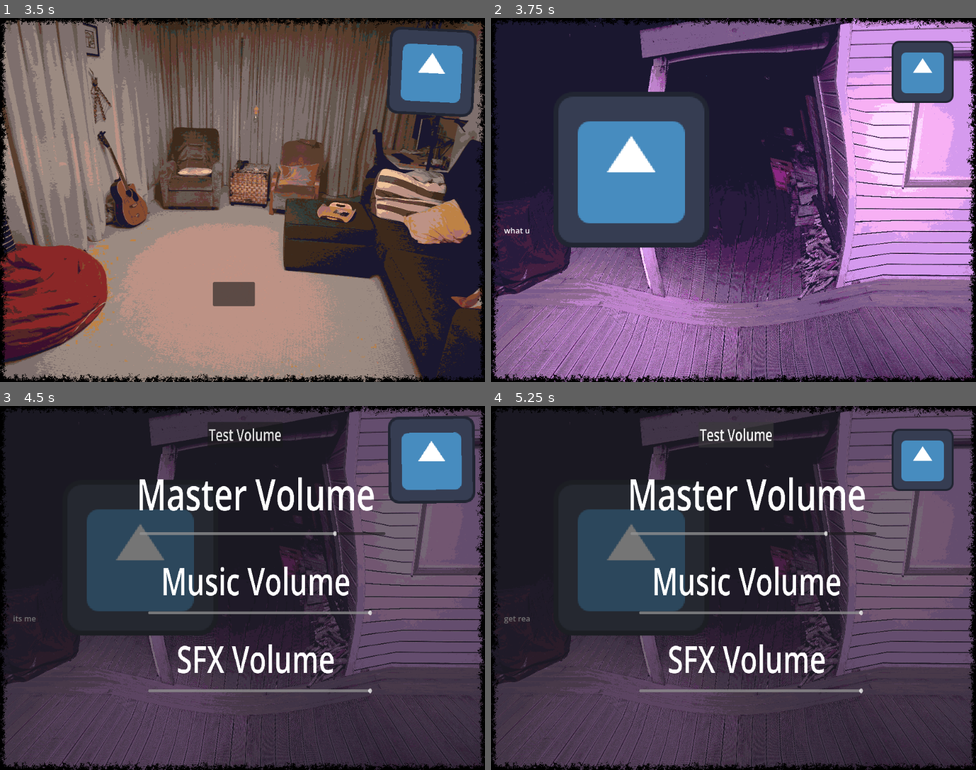
Above: before the commit, frames 1-4 (two rows, left to right).
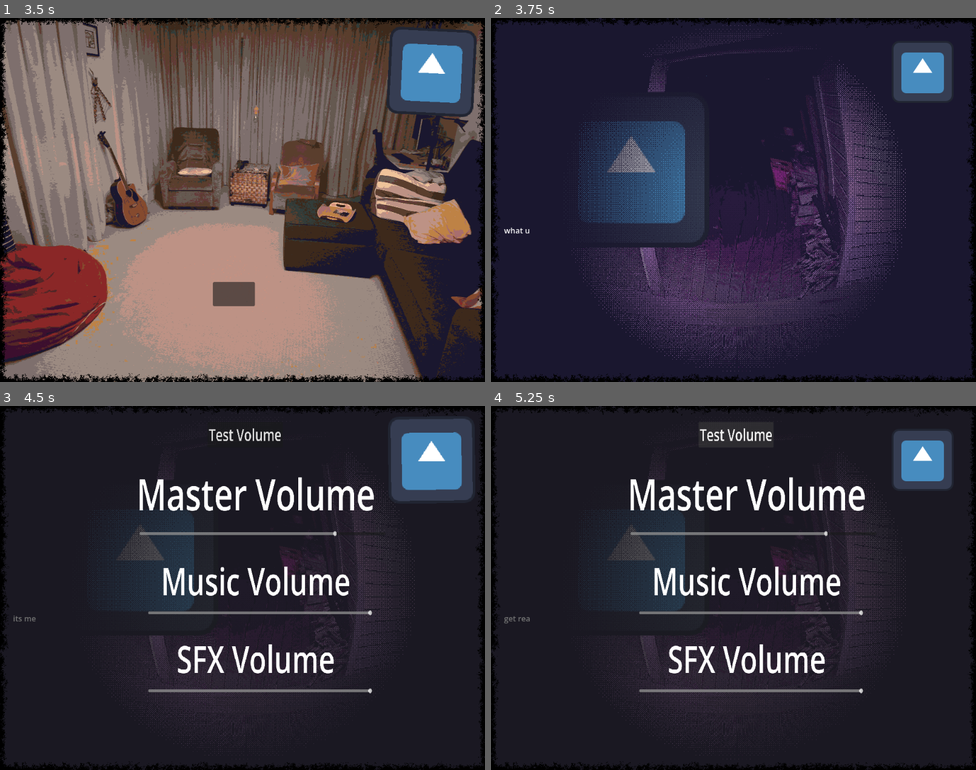
Above: after the commit, the same moments.

Repository: howarja/Vampire-Game
Game: Godot game, scene res://startScene.tscn
Same seed, same stepped clock (60 frames per second), same inputs: the game is played once before the commit and once after it. This scene is started directly instead of the project's main scene. The engine's default icon, where the game draws it, is replaced by a stand-in: a white triangle on a blue panel in a dark square.
Inputs (mouse positions are in pixels of both pictures, inside the frame that each line leads up to):
- Up to frame 1 (3.5 s): click (431, 72) at 0.5 s; click (232, 294) at 1.25 s; click (232, 294) at 2 s; click (431, 72) at 2.75 s
- Up to frame 2 (3.75 s): click (723, 294) at 3.5 s
- Up to frame 3 (4.5 s): click (431, 460) at 4.25 s
- Up to frame 4 (5.25 s): click "Test Volume" at 5 s

Frame 1 is identical in both runs. In frame 2, 62% of the frame differs, in the area x 0-100%, y 0-100%; in frame 3, 44%; in frame 4, 46%.

Commit message:
added cake for ending interaction

Diff:
--- /dev/null
+++ b/Characters/CharlieCholick.tres
@@ -0,0 +1,25 @@
+[gd_resource type="Resource" script_class="character" format=3 uid="uid://bj6r2225r6vk8"]
+
+[ext_resource type="Script" uid="uid://bsj2rcs7yvbxy" path="res://Scripts/question.gd" id="1_b38vs"]
+[ext_resource type="Script" uid="uid://byskr8hlcn2vi" path="res://Scripts/character.gd" id="2_0ot8i"]
+[ext_resource type="Texture2D" uid="uid://d2g08uoafsmti" path="res://Sprites/People/Outside/OutsidePeople14.png" id="3_b38vs"]
+
+[sub_resource type="Resource" id="Resource_wimtb"]
+script = ExtResource("1_b38vs")
+prompt = "What's your name again?"
+answer = Array[String](["mcCHarles"])
+metadata/_custom_type_script = "uid://bsj2rcs7yvbxy"
+
+[sub_resource type="Resource" id="Resource_hush4"]
+script = ExtResource("1_b38vs")
+prompt = "What's ya adress"
+answer = Array[String](["no", "yes", "bo", "uas"])
+metadata/_custom_type_script = "uid://bsj2rcs7yvbxy"
+
+[resource]
+script = ExtResource("2_0ot8i")
+fullName = "Charlie Cholick"
+sprite = ExtResource("3_b38vs")
+introDialaogue = Array[String](["Help me please sir I need your help. ", "I got attacked, they were chasing me a couple blocks away.", "There is no where else I can go please let me in here I can pay you back."])
+questions = Array[ExtResource("1_b38vs")]([SubResource("Resource_wimtb"), SubResource("Resource_hush4")])
+metadata/_custom_type_script = "uid://byskr8hlcn2vi"
--- a/Characters/CountDown.tres
+++ b/Characters/CountDown.tres
@@ -1,7 +1,7 @@
 [gd_resource type="Resource" script_class="character" format=3 uid="uid://n2704kdgjax5"]
 
-[ext_resource type="Script" uid="uid://byskr8hlcn2vi" path="res://scripts/character.gd" id="1_1rehx"]
-[ext_resource type="Script" uid="uid://bsj2rcs7yvbxy" path="res://scripts/question.gd" id="1_thbnh"]
+[ext_resource type="Script" uid="uid://byskr8hlcn2vi" path="res://Scripts/character.gd" id="1_1rehx"]
+[ext_resource type="Script" uid="uid://bsj2rcs7yvbxy" path="res://Scripts/question.gd" id="1_thbnh"]
 [ext_resource type="Texture2D" uid="uid://b3wousrl8g8s5" path="res://icon.svg" id="3_wimtb"]
 
 [sub_resource type="Resource" id="Resource_wimtb"]
--- a/character_manager.gd
+++ b/character_manager.gd
@@ -11,6 +11,11 @@
 	if unEncounteredCharacters.size()>0:
 		var newCharacter: character = unEncounteredCharacters[0];
 		unEncounteredCharacters.remove_at(0);
+
+		# if no more characters left, enable ending
+		if unEncounteredCharacters.size()<=0:
+			Globals.ending.enableEnding();
+
 		return newCharacter;
 	else:
 		return null;
@@ -23,3 +28,6 @@
 
 func removeCharacter(remove: character) -> void:
 	acceptedCharacters.erase(remove);
+
+func noCharacters() -> bool:
+	return (acceptedCharacters.size()==0);
--- a/doorway_manager.gd
+++ b/doorway_manager.gd
@@ -66,3 +66,4 @@
 func acceptGuest():
 	Globals.characters.acceptCharacter(currentCharacter);
 	exitConversation();
+	Globals.player.returnToHallway();
--- /dev/null
+++ b/ending.gd
@@ -0,0 +1,24 @@
+extends Control
+class_name endingManager;
+
+@export var endingButton: Button;
+@export var confirmButton: Button;
+@export var cancelButton: Button;
+@export var endingInfo: Control;
+
+func _ready() -> void:
+	endingButton.pressed.connect(showInfo);
+	cancelButton.pressed.connect(hideInfo);
+	hide();
+	Globals.ending = self;
+
+func showInfo():
+	endingInfo.show();
+	endingButton.hide();
+
+func hideInfo():
+	endingInfo.hide();
+	endingButton.show();
+
+func enableEnding():
+	show();
--- a/peep_hole.gd
+++ b/peep_hole.gd
@@ -2,6 +2,11 @@
 
 var currentCharacter: character;
 @export var characterSprite: Sprite2D;
+@export var maxTimer: Timer;
+var timerFinished: bool = false;
+
+func _ready() -> void:
+	maxTimer.timeout.connect(timerFinish);
 
 func newGuest():
 	currentCharacter = Globals.characters.getCharacter();
@@ -9,6 +14,15 @@
 		characterSprite.texture = currentCharacter.sprite;
 		Globals.doorway.loadCharacter(currentCharacter);
 		hideButtons();
+		maxTimer.start();
+		timerFinished = false;
+
+func timerFinish():
+	timerFinished = true;
 
 func onEntered():
-	newGuest();
+	if Globals.actionTimer<=0||Globals.characters.noCharacters() && timerFinished:
+		newGuest();
+		Globals.resetActionTimer(1);
+	else:
+		characterSprite.texture = null;
--- a/scripts/globals.gd
+++ b/scripts/globals.gd
@@ -4,3 +4,11 @@
 var conversation: conversationManager;
 var doorway: doorwayManager;
 var characters: characterManager;
+var ending: endingManager;
+var actionTimer: int = 0;
+
+func actionTaken() -> void:
+	actionTimer -= 1;
+
+func resetActionTimer(newTime: int) -> void:
+	actionTimer = newTime;
--- a/scripts/interactable_character.gd
+++ b/scripts/interactable_character.gd
@@ -19,6 +19,7 @@
 func interact():
 	if Globals.conversation.canStartConversation():
 		hideCharacter();
+		Globals.actionTaken();
 		Globals.conversation.loadCharacter(currentCharacter, self);
 
 func hideCharacter():
--- a/scripts/player_manager.gd
+++ b/scripts/player_manager.gd
@@ -2,6 +2,7 @@
 class_name playerManager;
 
 @export var currentArea: Area;
+@export var hallway: Area;
 
 func _ready() -> void:
 	Globals.player = self;
@@ -11,3 +12,6 @@
 		currentArea.exitArea();
 	currentArea = newArea;
 	currentArea.enterArea();
+
+func returnToHallway() -> void:
+	changeAreaTo(hallway);
--- a/startScene.tscn
+++ b/startScene.tscn
@@ -1,14 +1,15 @@
 [gd_scene format=3 uid="uid://gpedpgp5hk8i"]
 
-[ext_resource type="Script" uid="uid://dberhdml3xlet" path="res://scripts/conversation_manager.gd" id="1_rq48i"]
+[ext_resource type="Script" uid="uid://dberhdml3xlet" path="res://Scripts/conversation_manager.gd" id="1_rq48i"]
 [ext_resource type="Resource" uid="uid://n2704kdgjax5" path="res://Characters/CountDown.tres" id="2_1ljrl"]
-[ext_resource type="Script" uid="uid://bndg1f3jq34l3" path="res://scripts/textGiver.gd" id="2_yagjw"]
-[ext_resource type="Script" uid="uid://btva2ox1ockyg" path="res://scripts/interactable_character.gd" id="3_ip4ey"]
-[ext_resource type="Script" uid="uid://b7d02u7xi35qp" path="res://scripts/movement_button.gd" id="3_jmrrm"]
+[ext_resource type="Script" uid="uid://bndg1f3jq34l3" path="res://Scripts/textGiver.gd" id="2_yagjw"]
+[ext_resource type="Script" uid="uid://btva2ox1ockyg" path="res://Scripts/interactable_character.gd" id="3_ip4ey"]
+[ext_resource type="Script" uid="uid://b7d02u7xi35qp" path="res://Scripts/movement_button.gd" id="3_jmrrm"]
 [ext_resource type="Texture2D" uid="uid://b3wousrl8g8s5" path="res://icon.svg" id="4_1h7fw"]
 [ext_resource type="Texture2D" uid="uid://cjgwsjboawlj2" path="res://Sprites/areas/Outside.png" id="4_qlfe6"]
 [ext_resource type="Texture2D" uid="uid://b85cn7tf2bm3j" path="res://Sprites/areas/Lounge.png" id="4_vj0vq"]
-[ext_resource type="Script" uid="uid://dgg3qst63mw2m" path="res://scripts/player_manager.gd" id="5_qlfe6"]
+[ext_resource type="Script" uid="uid://dgg3qst63mw2m" path="res://Scripts/player_manager.gd" id="5_qlfe6"]
+[ext_resource type="Resource" uid="uid://bj6r2225r6vk8" path="res://Characters/CharlieCholick.tres" id="5_wbdqt"]
 [ext_resource type="Texture2D" uid="uid://qlfdpkrwrf" path="res://Sprites/areas/UnderGround.png" id="6_avnbb"]
 [ext_resource type="PackedScene" uid="uid://llqh6vgtk77" path="res://scenes/settings.tscn" id="7_jmrrm"]
 [ext_resource type="Shader" uid="uid://bcfj11konudyk" path="res://fisheye.gdshader" id="8_2l27o"]
@@ -16,7 +17,8 @@
 [ext_resource type="Script" uid="uid://bcpjncrq7w8e3" path="res://peep_hole.gd" id="9_tjtsx"]
 [ext_resource type="Script" uid="uid://syofd8amwhw8" path="res://doorway_manager.gd" id="12_8yb6a"]
 [ext_resource type="Script" uid="uid://dep647b6vlno6" path="res://character_manager.gd" id="14_jsjc1"]
-[ext_resource type="Script" uid="uid://byskr8hlcn2vi" path="res://scripts/character.gd" id="15_tjtsx"]
+[ext_resource type="Script" uid="uid://byskr8hlcn2vi" path="res://Scripts/character.gd" id="15_tjtsx"]
+[ext_resource type="Script" uid="uid://cldxtjjlmpc50" path="res://ending.gd" id="18_3vjno"]
 [ext_resource type="Texture2D" uid="uid://y27g4y1o1qhu" path="res://Sprites/Vignete.png" id="18_c0cp5"]
 
 [sub_resource type="CircleShape2D" id="CircleShape2D_3xd07"]
@@ -32,13 +34,14 @@
 
 [node name="Camera2D" type="Camera2D" parent="." unique_id=132324970]
 
-[node name="PlayerManager" type="Node2D" parent="." unique_id=374783410 node_paths=PackedStringArray("currentArea")]
+[node name="PlayerManager" type="Node2D" parent="." unique_id=374783410 node_paths=PackedStringArray("currentArea", "hallway")]
 script = ExtResource("5_qlfe6")
 currentArea = NodePath("../CanvasLayer/Lounge")
+hallway = NodePath("../CanvasLayer/Lounge")
 
 [node name="CharacterManager" type="Node2D" parent="." unique_id=779009452]
 script = ExtResource("14_jsjc1")
-unEncounteredCharacters = Array[ExtResource("15_tjtsx")]([ExtResource("2_1ljrl")])
+unEncounteredCharacters = Array[ExtResource("15_tjtsx")]([ExtResource("2_1ljrl"), ExtResource("5_wbdqt")])
 
 [node name="CanvasLayer" type="CanvasLayer" parent="." unique_id=982724521]
 offset = Vector2(500, 375)
@@ -69,6 +72,58 @@
 [node name="CollisionPolygon2D" type="CollisionShape2D" parent="CanvasLayer/Lounge/InteractableCharacter" unique_id=2117342533]
 shape = SubResource("CircleShape2D_3xd07")
 
+[node name="EndingManager" type="Control" parent="CanvasLayer/Lounge" unique_id=668338982 node_paths=PackedStringArray("endingButton", "confirmButton", "cancelButton", "endingInfo")]
+layout_mode = 3
+anchors_preset = 0
+offset_right = 40.0
+offset_bottom = 40.0
+script = ExtResource("18_3vjno")
+endingButton = NodePath("EndingButton")
+confirmButton = NodePath("Panel/ConfirmButton")
+cancelButton = NodePath("Panel/CancelButton")
+endingInfo = NodePath("Panel")
+
+[node name="Panel" type="Panel" parent="CanvasLayer/Lounge/EndingManager" unique_id=900292247]
+visible = false
+layout_mode = 0
+offset_left = -181.0
+offset_top = -95.0
+offset_right = 181.0
+offset_bottom = 132.0
+
+[node name="RichTextLabel" type="RichTextLabel" parent="CanvasLayer/Lounge/EndingManager/Panel" unique_id=392955541]
+layout_mode = 1
+anchors_preset = 15
+anchor_right = 1.0
+anchor_bottom = 1.0
+grow_horizontal = 2
+grow_vertical = 2
+text = "All of the guests have arrived. You are ready to celebrate, this means ending your duties. If any vampires are on the premises then they will eat the host."
+
+[node name="ConfirmButton" type="Button" parent="CanvasLayer/Lounge/EndingManager/Panel" unique_id=102045945]
+layout_mode = 0
+offset_left = 22.0
+offset_top = 160.0
+offset_right = 164.0
+offset_bottom = 209.0
+text = "Confirm"
+
+[node name="CancelButton" type="Button" parent="CanvasLayer/Lounge/EndingManager/Panel" unique_id=1188443232]
+layout_mode = 0
+offset_left = 185.0
+offset_top = 161.0
+offset_right = 327.0
+offset_bottom = 210.0
+text = "Cancel"
+
+[node name="EndingButton" type="Button" parent="CanvasLayer/Lounge/EndingManager" unique_id=981702094]
+layout_mode = 0
+offset_left = -73.0
+offset_top = -24.0
+offset_right = 81.0
+offset_bottom = 32.0
+text = "Cake"
+
 [node name="Underground" type="Sprite2D" parent="CanvasLayer" unique_id=174614199 node_paths=PackedStringArray("movementButtons")]
 visible = false
 texture = ExtResource("6_avnbb")
@@ -83,13 +138,14 @@
 script = ExtResource("3_jmrrm")
 newArea = NodePath("../../Lounge")
 
-[node name="peepHole" type="Sprite2D" parent="CanvasLayer" unique_id=195838583 node_paths=PackedStringArray("characterSprite", "movementButtons")]
+[node name="peepHole" type="Sprite2D" parent="CanvasLayer" unique_id=195838583 node_paths=PackedStringArray("characterSprite", "maxTimer", "movementButtons")]
 visible = false
 material = SubResource("ShaderMaterial_jsjc1")
 texture = ExtResource("4_qlfe6")
 vframes = 3
 script = ExtResource("9_tjtsx")
 characterSprite = NodePath("Sprite2D")
+maxTimer = NodePath("Timer")
 movementButtons = [NodePath("movementButton")]
 
 [node name="movementButton" type="Button" parent="CanvasLayer/peepHole" unique_id=1256232738 node_paths=PackedStringArray("newArea")]
@@ -103,6 +159,14 @@
 [node name="Sprite2D" type="Sprite2D" parent="CanvasLayer/peepHole" unique_id=1678730477]
 position = Vector2(-210.6948, -62.08409)
 scale = Vector2(2.5091062, 2.509106)
+
+[node name="Timer" type="Timer" parent="CanvasLayer/peepHole" unique_id=409054883]
+wait_time = 15.0
+
+[node name="Vignette" type="Sprite2D" parent="CanvasLayer/peepHole" unique_id=1553481169]
+texture = ExtResource("4_qlfe6")
+vframes = 3
+frame = 2
 
 [node name="ConversationManager" type="Control" parent="CanvasLayer" unique_id=648713796 node_paths=PackedStringArray("text", "buttonContainer", "exitButton", "killButton")]
 layout_mode = 3
@@ -191,11 +255,6 @@
 vframes = 3
 frame = 1
 
-[node name="Vignette" type="Sprite2D" parent="." unique_id=1553481169]
-texture = ExtResource("4_qlfe6")
-vframes = 3
-frame = 2
-
 [node name="CanvasLayerBorder" type="CanvasLayer" parent="." unique_id=1724315043]
 layer = 2
 offset = Vector2(500, 375)
Not shown, added: ending.gd.uid
